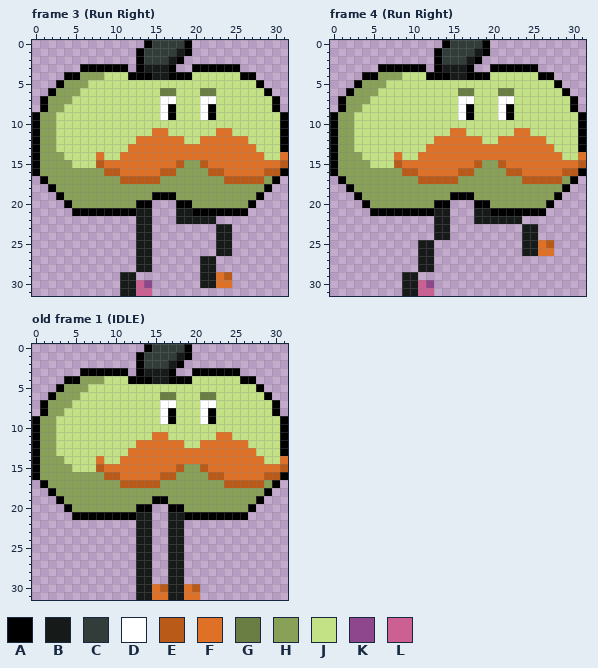
File history of a pixel-art file, oscourge_pixelart/Character/courge_large/courge_large.aseprite. Above is the file before it was changed.
32x32 pixels, 18 frames. Shown: frame 3 (Run Right), frame 4 (Run Right), old frame 1 (IDLE). The commit also changed other frames, which this record leaves out.
Palette (. is transparent): A #000000  B #161a19  C #323c39  D #ffffff  E #ba5a19  F #df7126  G #6a7d42  H #89a059  J #c3e185  K #8e478c  L #cd6093
Pixels before, frame 3 (Run Right), first column x 0:
 0 ..............ACCCCA............
 1 .............ACCCCBA............
 2 .............ACCCBA.............
 3 ......AAAAAA.ABBBA..AAAAAA......
 4 ....AAHHHJJJAAABBAAAJJJJJJAA....
 5 ...AHHHJJJJJJJJJJJJJJJJJJJJJA...
 6 ..AHHHJJJJJJJJJJGGJJJGGJJJJJJA..
 7 .AHHHJJJJJJJJJJJDDJJJDDJJJJJJJA.
 8 .AHHJJJJJJJJJJJJDAJJJDAJJJJJJJA.
 9 AHHJJJJJJJJJJJJJDAJJJDAJJJJJJJJA
10 AHHJJJJJJJJJJJJJJJJJJJJJJJJJJJJA
11 AHHJJJJJJJJJJJJFFJJJJJJFFJJJJJJA
12 AHHJJJJJJJJJJFFFFFFJJFFFFFFJJJJA
13 AHHJJJJJJJJJFFFFFFFFFFFFFFFFJJJA
14 AHHHJJJJFJJFFFFFFFFFFFFFFFFFFJJF
15 AHHHHJJJEFFFFFFFFFEHHEFFFFFFFFFE
16 AHHHHHHHHEEFFFFFEEHHHHEEFFFFFEEA
17 .AHHHHHHHHHEEEEEHHHHHHHHEEEEEHA.
18 ..AHHHHHHHHHHHHHHHHHHHHHHHHHHA..
19 ...AHHHHHHHHHHHAAAHHHHHHHHHHA...
20 ....AHHHHHHHHAA...AAHHHHHHHA....
21 .....AAAAAAAABB...BBAAAAAAA.....
22 .............BB...BBBBB.........
23 .............BB........BB.......
24 .............BB........BB.......
25 .............BB........BB.......
26 .............BB........BB.......
27 .............BB......BB.........
28 .............BB......BB.........
29 ...........BB........BBFE.......
30 ...........BBLK......BBFF.......
31 ...........BBLL.................
Pixels before, frame 4 (Run Right), first column x 0:
 0 ..............ACCCCA............
 1 .............ACCCCBA............
 2 .............ACCCBA.............
 3 ......AAAAAA.ABBBA..AAAAAA......
 4 ....AAHHHJJJAAABBAAAJJJJJJAA....
 5 ...AHHHJJJJJJJJJJJJJJJJJJJJJA...
 6 ..AHHHJJJJJJJJJJGGJJJGGJJJJJJA..
 7 .AHHHJJJJJJJJJJJDDJJJDDJJJJJJJA.
 8 .AHHJJJJJJJJJJJJDAJJJDAJJJJJJJA.
 9 AHHJJJJJJJJJJJJJDAJJJDAJJJJJJJJA
10 AHHJJJJJJJJJJJJJJJJJJJJJJJJJJJJA
11 AHHJJJJJJJJJJJJFFJJJJJJFFJJJJJJA
12 AHHJJJJJJJJJJFFFFFFJJFFFFFFJJJJA
13 AHHJJJJJJJJJFFFFFFFFFFFFFFFFJJJA
14 AHHHJJJJFJJFFFFFFFFFFFFFFFFFFJJF
15 AHHHHJJJEFFFFFFFFFEHHEFFFFFFFFFE
16 AHHHHHHHHEEFFFFFEEHHHHEEFFFFFEEA
17 .AHHHHHHHHHEEEEEHHHHHHHHEEEEEHA.
18 ..AHHHHHHHHHHHHHHHHHHHHHHHHHHA..
19 ...AHHHHHHHHHHHAAAHHHHHHHHHHA...
20 ....AHHHHHHHHAA...AAHHHHHHHA....
21 .....AAAAAAAABB...BBAAAAAAA.....
22 .............BB...BBBBBB........
23 .............BB.........BB......
24 .............BB.........BB......
25 ...........BB...........BBFE....
26 ...........BB...........BBFF....
27 ...........BB...................
28 ...........BB...................
29 .........BB.....................
30 .........BBLK...................
31 .........BBLL...................
Pixels before, old frame 1 (IDLE), first column x 0:
 0 ..............ACCCCA............
 1 .............ACCCCBA............
 2 .............ACCCBA.............
 3 ......AAAAAA.ABBBA..AAAAAA......
 4 ....AAHHHJJJAAABBAAAJJJJJJAA....
 5 ...AHHHJJJJJJJJJJJJJJJJJJJJJA...
 6 ..AHHHJJJJJJJJJJGGJJJGGJJJJJJA..
 7 .AHHHJJJJJJJJJJJDDJJJDDJJJJJJJA.
 8 .AHHJJJJJJJJJJJJDAJJJDAJJJJJJJA.
 9 AHHJJJJJJJJJJJJJDAJJJDAJJJJJJJJA
10 AHHJJJJJJJJJJJJJJJJJJJJJJJJJJJJA
11 AHHJJJJJJJJJJJJFFJJJJJJFFJJJJJJA
12 AHHJJJJJJJJJJFFFFFFJJFFFFFFJJJJA
13 AHHJJJJJJJJJFFFFFFFFFFFFFFFFJJJA
14 AHHHJJJJFJJFFFFFFFFFFFFFFFFFFJJF
15 AHHHHJJJEFFFFFFFFFEHHEFFFFFFFFFE
16 AHHHHHHHHEEFFFFFEEHHHHEEFFFFFEEA
17 .AHHHHHHHHHEEEEEHHHHHHHHEEEEEHA.
18 ..AHHHHHHHHHHHHHHHHHHHHHHHHHHA..
19 ...AHHHHHHHHHHHAAHHHHHHHHHHHA...
20 ....AHHHHHHHHAA..AAHHHHHHHHA....
21 .....AAAAAAAABB..BBAAAAAAAA.....
22 .............BB..BB.............
23 .............BB..BB.............
24 .............BB..BB.............
25 .............BB..BB.............
26 .............BB..BB.............
27 .............BB..BB.............
28 .............BB..BB.............
29 .............BB..BB.............
30 .............BBFEBBFE...........
31 .............BBFFBBFF...........
New version:
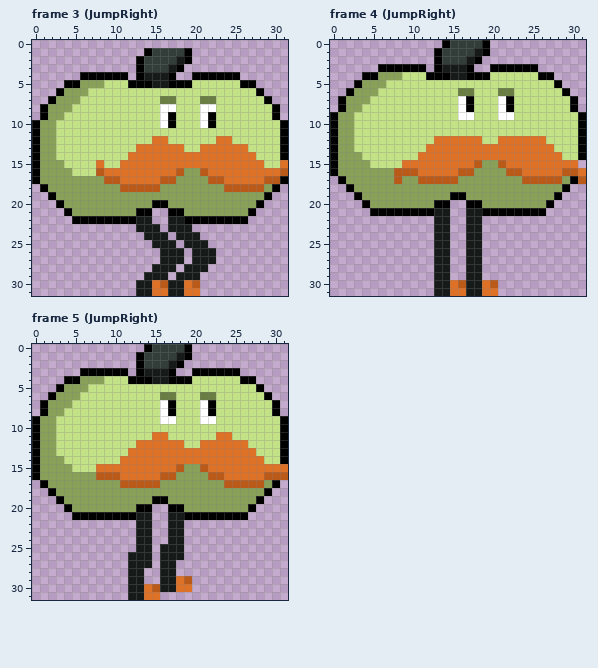
A new or re-ordered frame is compared with the old frame closest to it.
From old to new:
frames 18 -> 24
Changed rows in their new state; - is an unchanged pixel.
Frame 3 (JumpRight), layer "Layer 1":
first column x 0:
 0 --------------......------------
 1 -------------.A---C-------------
 2 -----------------CBA------------
 3 ------......--CCCBA-......------
 4 ----..AAAAAA.-B---..AAAAAA..----
 5 ---.AA-HH---AAABBAAA------AA.---
 6 --.A--H---------JJ---JJ-----A.--
 7 -.A--H----------GG---GG------A.-
 8 ----H------------D----D---------
 9 .A-H--------------------------A.
10 ----------------DA---DA---------
11 ---------------JJ------JJ-------
12 -------------JJ--JJ--JJ--JJ-----
13 ------------J------JJ------J----
14 ---J----J--J----------------J--A
15 ----J---FJJ-------FFFF-------JJF
16 -----JJJEFF-----FFE--EFF-----FFE
17 AH-------EEFFFFFEE----EEFFFFFEEA
18 -AH--------EEEEE--------EEEEEHA-
19 --AH-----------HHH----------HA--
20 ---AH--------HHAAHHH-------HA---
21 ----AHHHHHHHHAA--AAHHHHHHHHA----
22 -----AAAAAAAA----B-AAAAAAAA-----
23 ---------------B-BBB---..-------
24 -------------.-BB-BBB--..-------
25 -------------..BBB-BBB-..-------
26 -------------..-BBB-BBB..-------
27 -------------..-BBB-B-----------
28 -------------..BBB-BB-.---------
29 -----------..-BBB-BBB....-------
30 -----------..BBFEBBFE....-------
31 -----------..BBFFBBFF-----------
Frame 4 (JumpRight), layer "Layer 1":
first column x 8:
 7 ---------A----A---------
 9 ---------D----D---------
11 -------JJ------JJ-------
14 J----------------------A
15 J----------------------.
16 E----------------------F
17 E----------------------E
19 ---------H--------------
20 ---------A-H------------
21 ---------B-A------------
22 ---------B-.....--------
23 ---------BB-----..------
24 ---------BB-----..------
25 ---..BB--BB-----....----
26 ---..BB--BB-----....----
27 ---..BB--BB-------------
28 ---..BB--BB-------------
29 -..--BB--BB-------------
30 -....BBFEBBFE-----------
31 -....BBFFBBFF-----------
Frame 5 (JumpRight) is new; against old frame 1 (IDLE), layer "Layer 1":
first column x 17:
 7 A----A
 9 D----D
first column x 8:
14 J----------------------A
15 F----------------------F
16 E----------------------E
first column x 12:
25 ----B----
26 B---B----
27 B---B-.--
28 B-.-B-.--
29 B-.-B-FE-
30 B-FEB-F-.
31 B-F-.....
